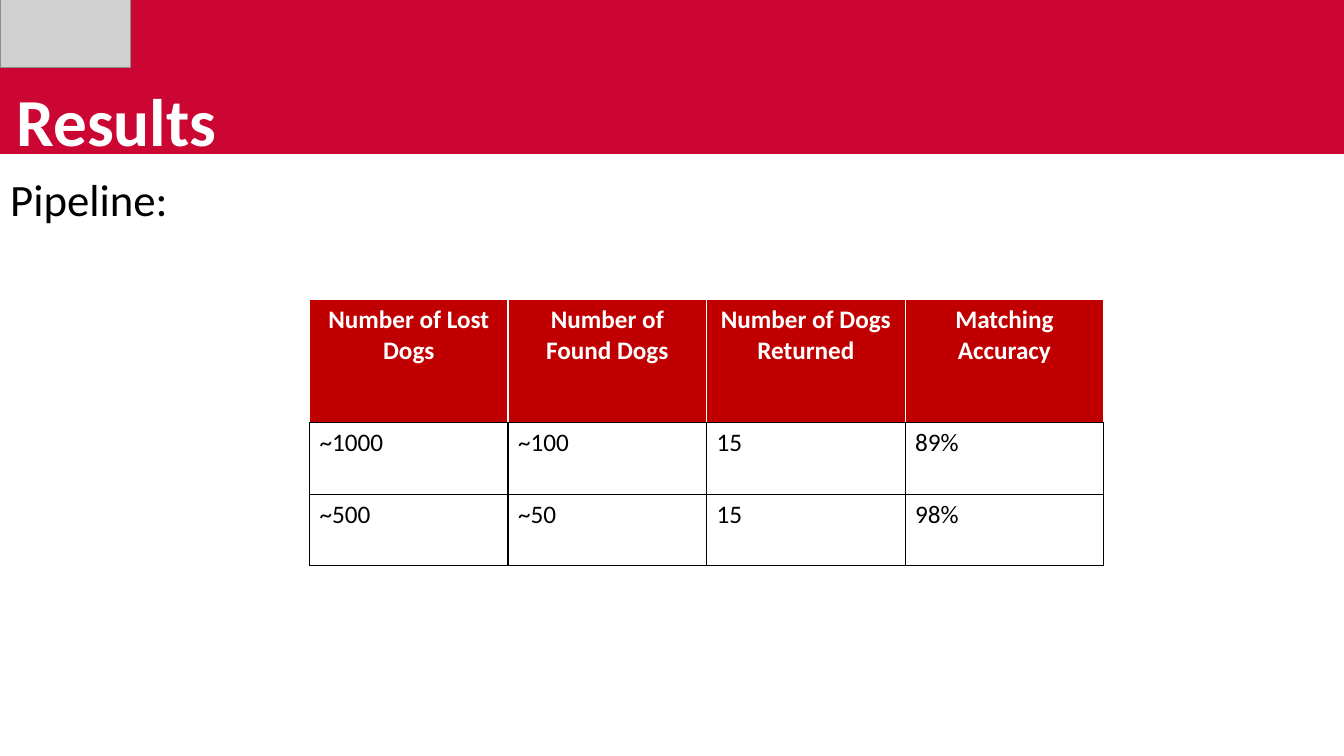
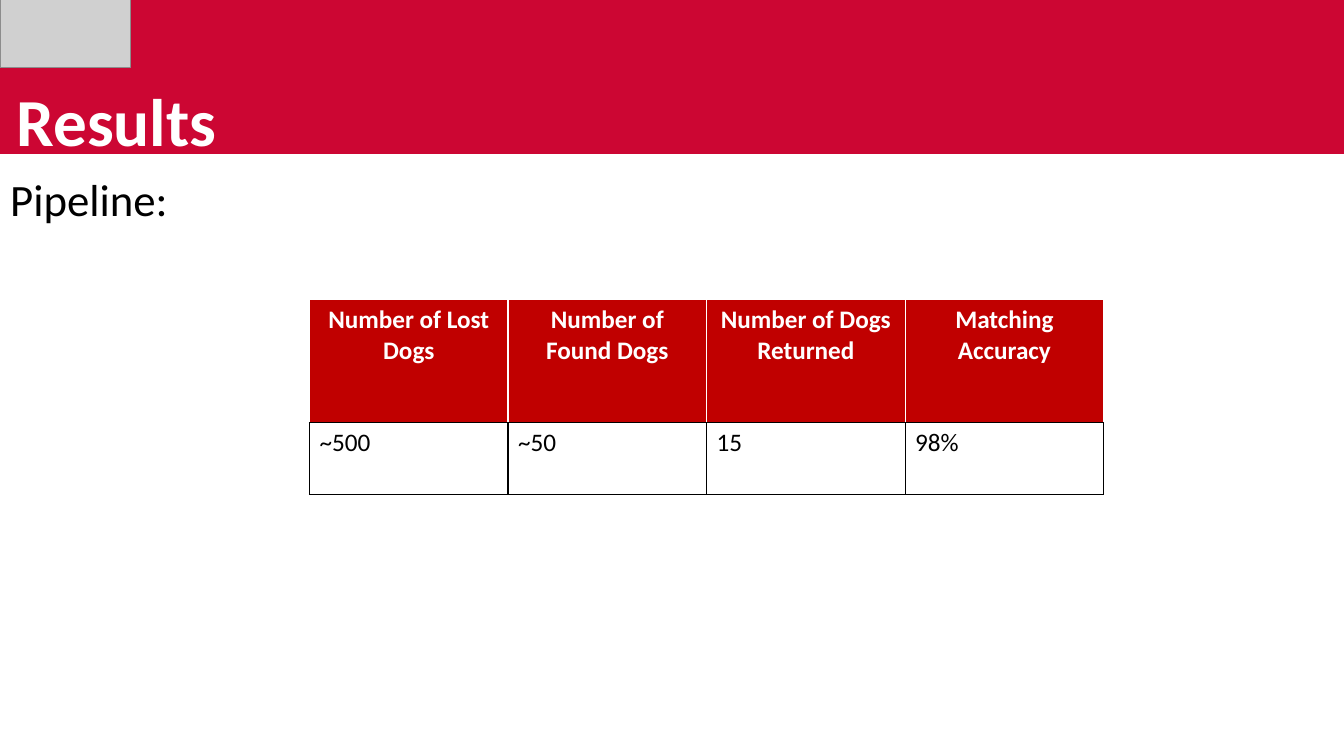
Before and after one commit to avickars/Dog-Application, a slide deck: slide 7 of final_presentation.pptx (slide 8 before the commit). Drawn at 1344x756 pixels with LibreOffice and Linux fonts; fonts in the diff are those of the drawing; grey boxes stand for pictures. Boxes give left, top, right and bottom in pixels: in the first picture for what was removed or moved away, otherwise in the second. Text is boxed around its words. In the diff, an @@ line names an element or a change of style, - is before the commit and + after.

```diff
--- a/final_presentation.pptx
+++ b/final_presentation.pptx
@@ table at (x1=310, y1=299, x2=1104, y2=494) @@
-row 2: ~1000 | ~100 | 15 | 89%
```
Also in this commit, not shown: 2 other slides changed, 1 slide added, 3 slides removed, 7 other files.
